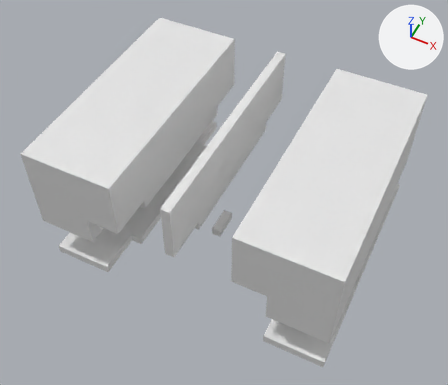
A saved change to the glTF model Data/Models/Doors/Frame/GLB/door_01.glb.
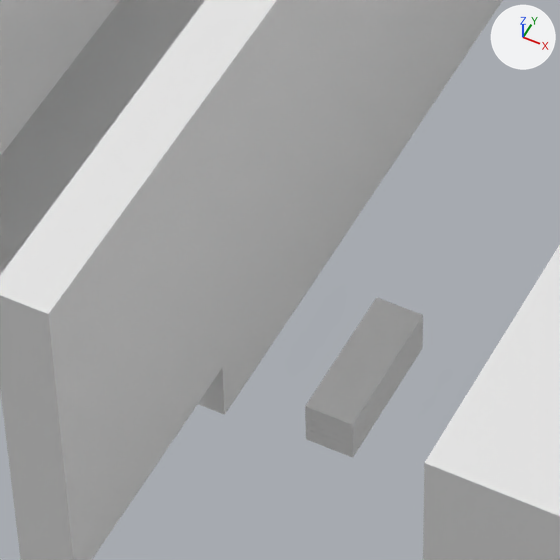
Each version is shown whole from a camera (50 mm lens) standing at (0.204, -0.4114, 0.4855) and looking at (0.0027, -0.0088, -0.0179), then close up on the part from 36% to 57% of the width and 42% to 66% of the height. Arrows for +X, +Y and +Z are at upper right; the lights stay in place. The older version's two pictures come first.

Objects in the first close-up: 'LCorner', 'Leaf', 'RCorner', 'RStretch', 'TStretch'.
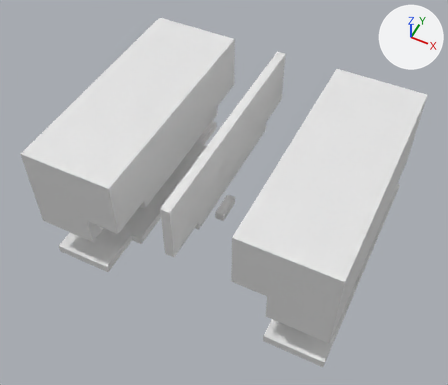
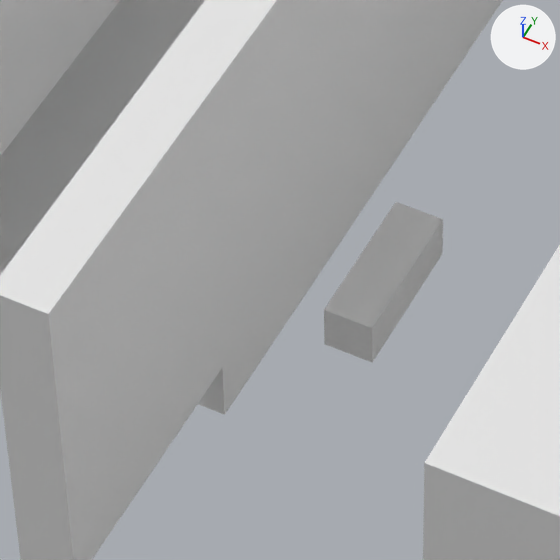
Boxes (x1, y1, x2, y2) around the edits, measured in the close-ups (560 x 560 px):
'Leaf', moved: before (305, 297, 423, 458); after (324, 202, 443, 362)

The change in detail:
Object 'Leaf' (ob_leaf) moves from (-0.0002, -0.0078, -0.0738) to (0.0, 0.0, -0.0538).
